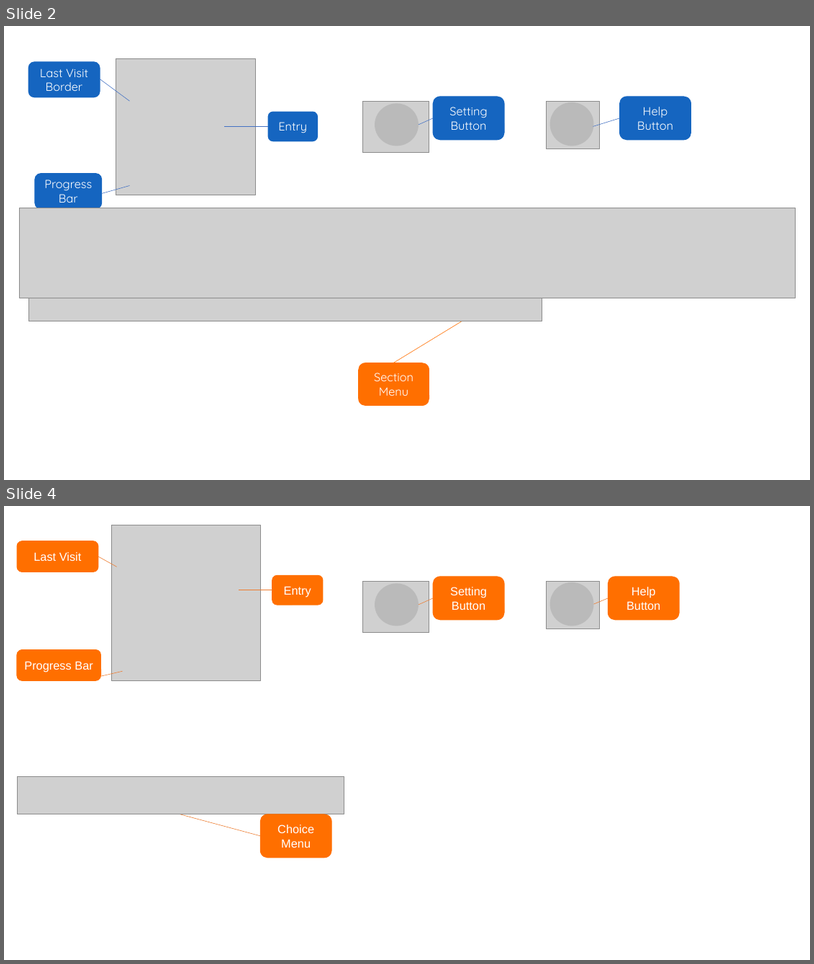
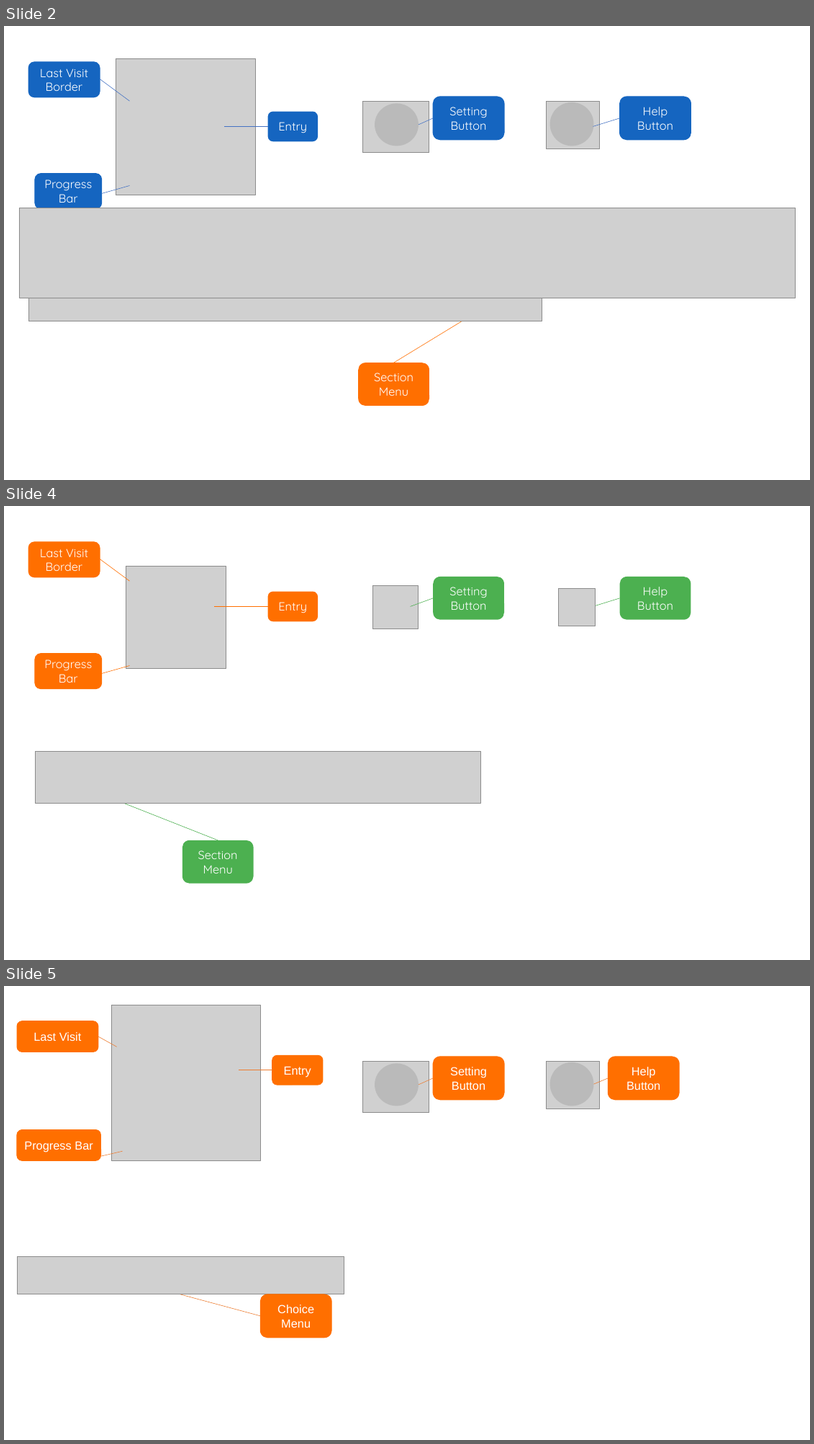
Before and after one commit to team10nb/PublicFiles, a slide deck: Design/helpPic2.pptx. Shown one above the other, each under a label of ours: slides 2 and 4 before the commit, slides 2, 4 and 5 after it; the slides between them are not shown. The pictures are 814x964 and 814x1444 pixels, drawn with LibreOffice and Linux fonts; fonts in the diff are those of the drawing; grey boxes stand for pictures. Boxes give left, top, right and bottom in pixels: in the first picture for what was removed or moved away, otherwise in the second. Text is boxed around its words. In the diff, an @@ line names an element or a change of style, - is before the commit and + after.

```diff
--- a/Design/helpPic2.pptx
+++ b/Design/helpPic2.pptx
@@ slide 4 added at [4, 506, 810, 960], background #FFFFFF @@
@@ rounded rectangle added at [28, 542, 100, 577], fill #FF6F00, outline #FF6F00 1 pt, 14 pt, text #FFFFFF @@
+Last Visit Border
@@ line added from (100, 559) to (130, 581), #FF6F00 0.5 pt @@
@@ picture added at [126, 566, 226, 668] @@
@@ rounded rectangle added at [268, 592, 317, 621], fill #FF6F00, outline #FF6F00 1 pt, 14 pt, text #FFFFFF @@
+Entry
@@ picture added at [373, 585, 419, 629] @@
@@ rounded rectangle added at [434, 577, 505, 620], fill #4CB050, 14 pt, text #FFFFFF @@
+Setting Button
@@ picture added at [559, 588, 596, 626] @@
@@ rounded rectangle added at [620, 577, 692, 620], fill #4CB050, 14 pt, text #FFFFFF @@
+Help Button
@@ line added from (268, 606) to (214, 606), #FF6F00 0.5 pt @@
@@ line added from (434, 598) to (411, 606), #4CB050 0.5 pt @@
@@ line added from (620, 598) to (593, 606), #4CB050 0.5 pt @@
@@ rounded rectangle added at [35, 654, 101, 689], fill #FF6F00, outline #FF6F00 1 pt, 14 pt, text #FFFFFF @@
+Progress Bar
@@ line added from (102, 674) to (130, 666), #FF6F00 0.5 pt @@
@@ picture added at [35, 752, 481, 803] @@
@@ line added from (218, 840) to (102, 794), #4CB050 0.5 pt @@
@@ rounded rectangle added at [183, 840, 254, 883], fill #4CB050, 14 pt, text #FFFFFF @@
+Section Menu
@@ what was slide 4 is now slide 5 @@
```
Also in this commit, not shown: 1 slide changed, 6 other files.
